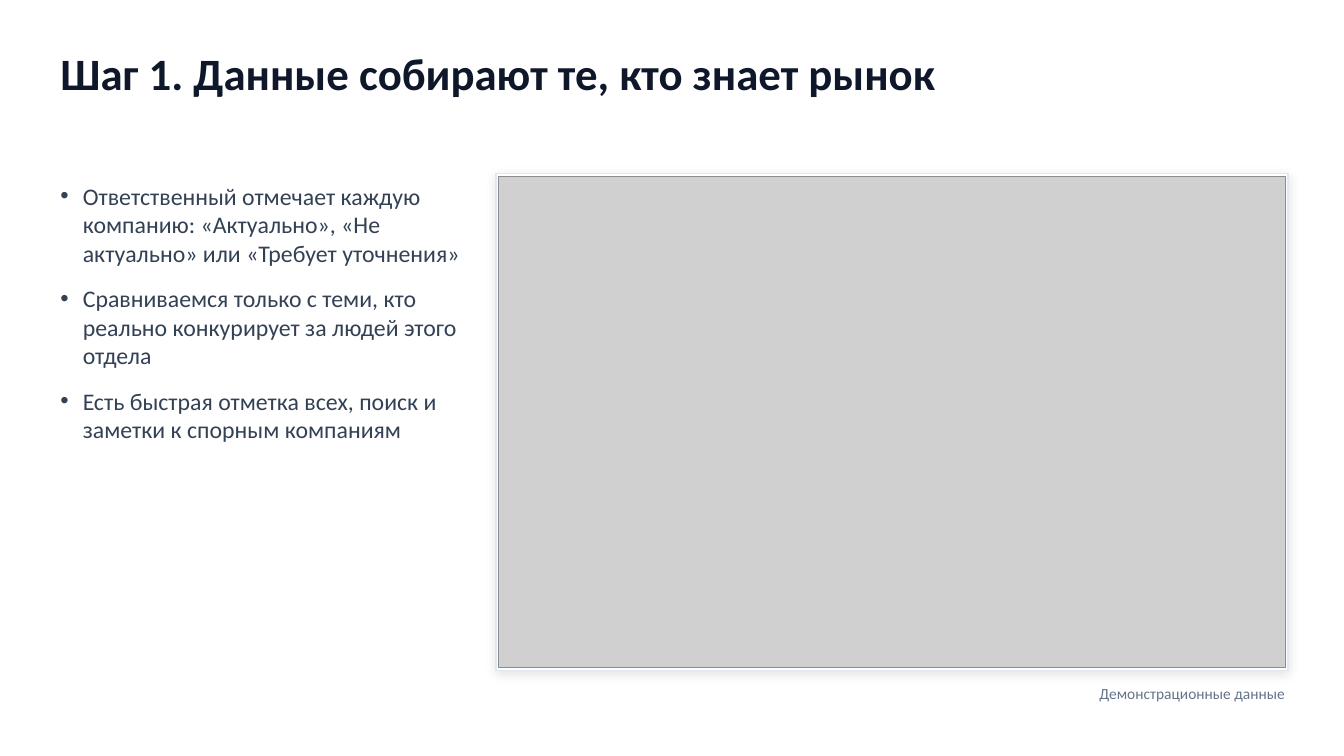
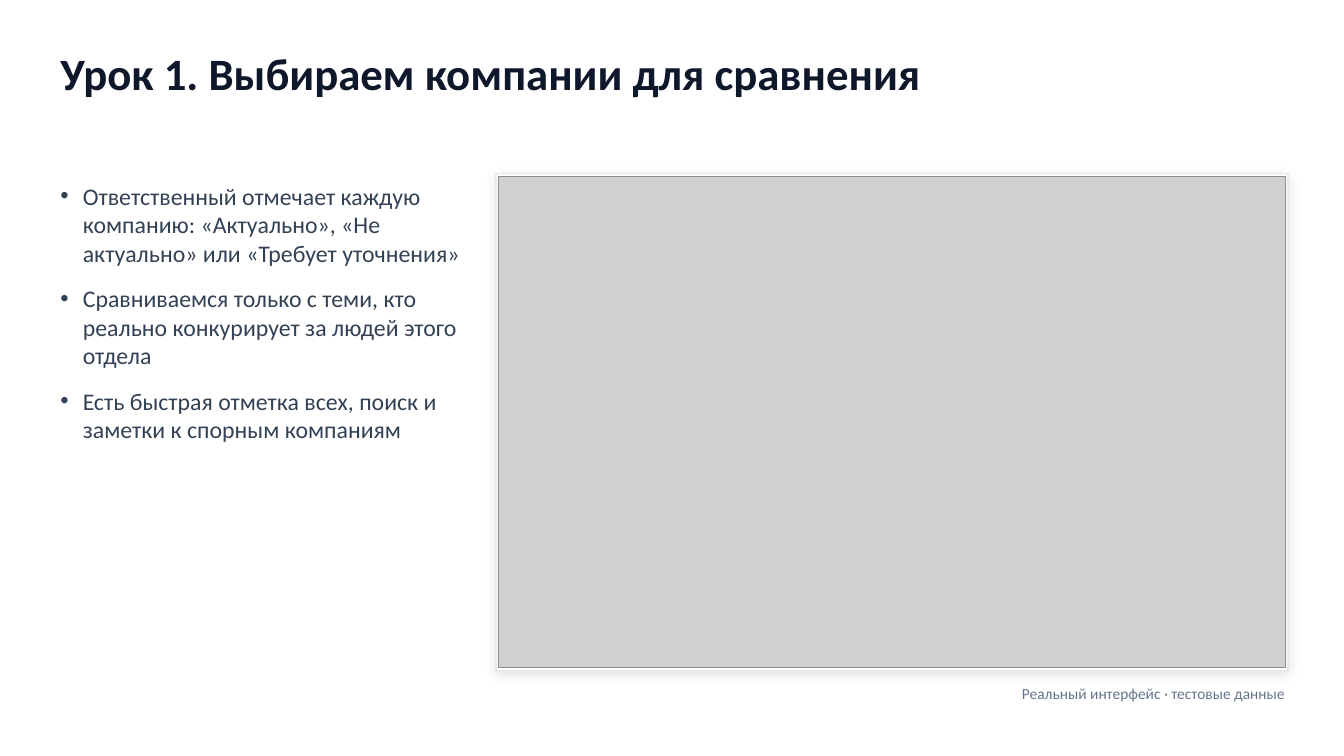
Before and after one commit to Muzaffarkhon/farovon-market-analysis, a slide deck: slide 2 of docs/presentation/exports/Farovon_instruktsiya_zapolnenie.pptx. Drawn at 1344x756 pixels with LibreOffice and Linux fonts; fonts in the diff are those of the drawing; grey boxes stand for pictures. Boxes give left, top, right and bottom in pixels: in the first picture for what was removed or moved away, otherwise in the second. Text is boxed around its words. In the diff, an @@ line names an element or a change of style, - is before the commit and + after.

```diff
--- a/docs/presentation/exports/Farovon_instruktsiya_zapolnenie.pptx
+++ b/docs/presentation/exports/Farovon_instruktsiya_zapolnenie.pptx
@@ text at <box>60,59,921,98</box>: text changed @@
-Шаг 1. Данные собирают те, кто знает рынок
+Урок 1. Выбираем компании для сравнения
@@ text at <box>1022,688,1284,702</box>: text changed @@
-Демонстрационные данные
+Реальный интерфейс · тестовые данные
```
Also in this commit, not shown: 3 other slides changed, 1 other file.
